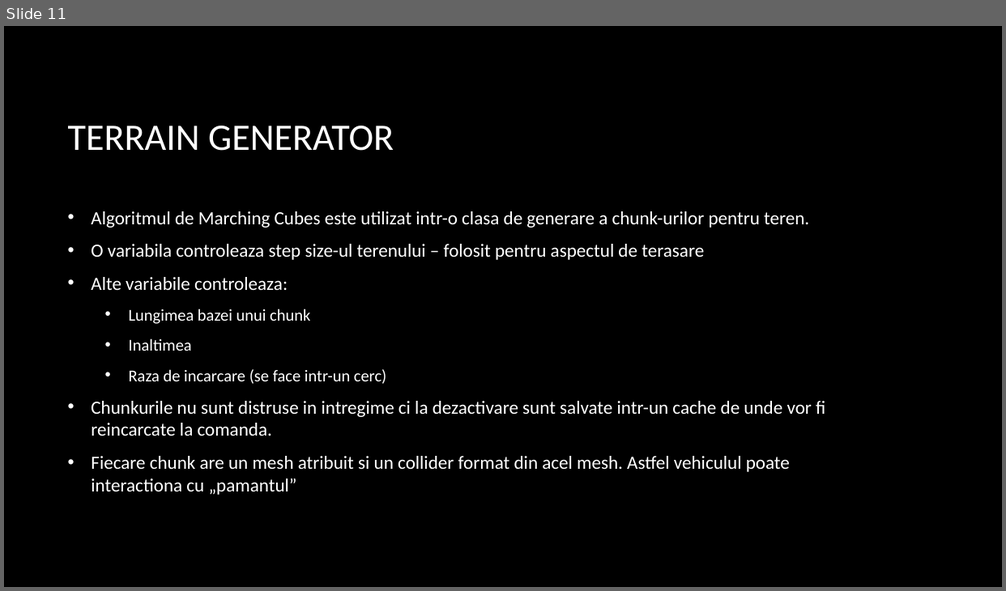
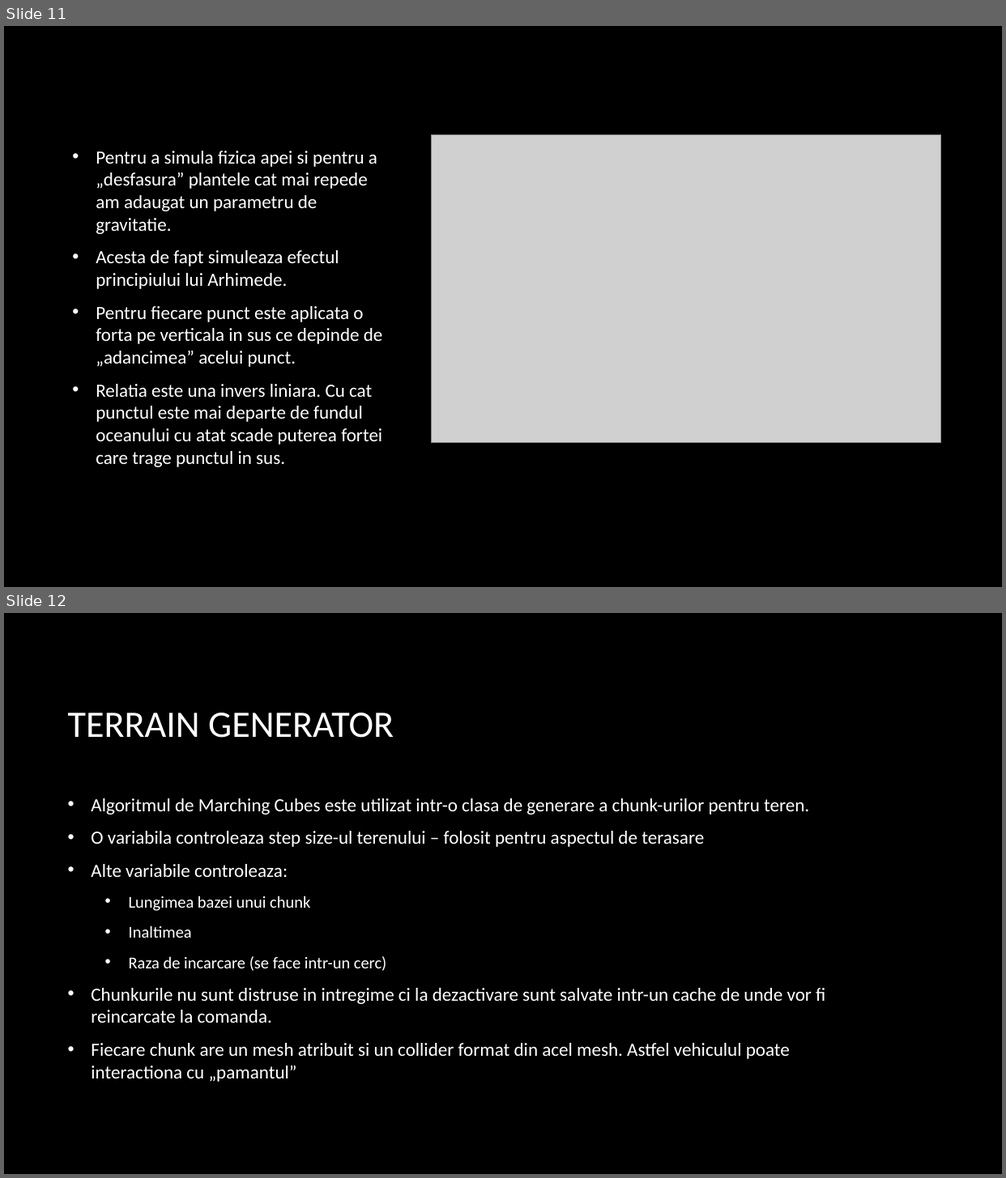
Before and after one commit to AntonVonDelta/ProiectPAS, a slide deck: Prezentare/OceanExploration.pptx. Shown one above the other, each under a label of ours: slide 11 before the commit, slides 11 and 12 after it. The pictures are 1006x591 and 1006x1178 pixels, drawn with LibreOffice and Linux fonts; fonts in the diff are those of the drawing; grey boxes stand for pictures; background and template pictures are left out. Boxes give left, top, right and bottom in pixels: in the first picture for what was removed or moved away, otherwise in the second. Text is boxed around its words. In the diff, an @@ line names an element or a change of style, - is before the commit and + after.

```diff
--- a/Prezentare/OceanExploration.pptx
+++ b/Prezentare/OceanExploration.pptx
@@ slide 11 added at (4,26,1002,587), background picture (left out) @@
@@ picture added at (432,135,941,443) @@
@@ text added at (96,151,383,467), 18 pt, text #FFFFFF @@
+• Pentru a simula fizica apei si pentru a „desfasura” plantele cat mai repede am adaugat un parametru de gravitatie.
+• Acesta de fapt simuleaza efectul principiului lui Arhimede.
+• Pentru fiecare punct este aplicata o forta pe verticala in sus ce depinde de „adancimea” acelui punct.
+• Relatia este una invers liniara. Cu cat punctul este mai departe de fundul oceanului cu atat scade puterea fortei care trage punctul in sus.
@@ what was slide 11 is now slide 12 @@
```
Also in this commit, not shown: 1 slide changed, 2 other slides added.
